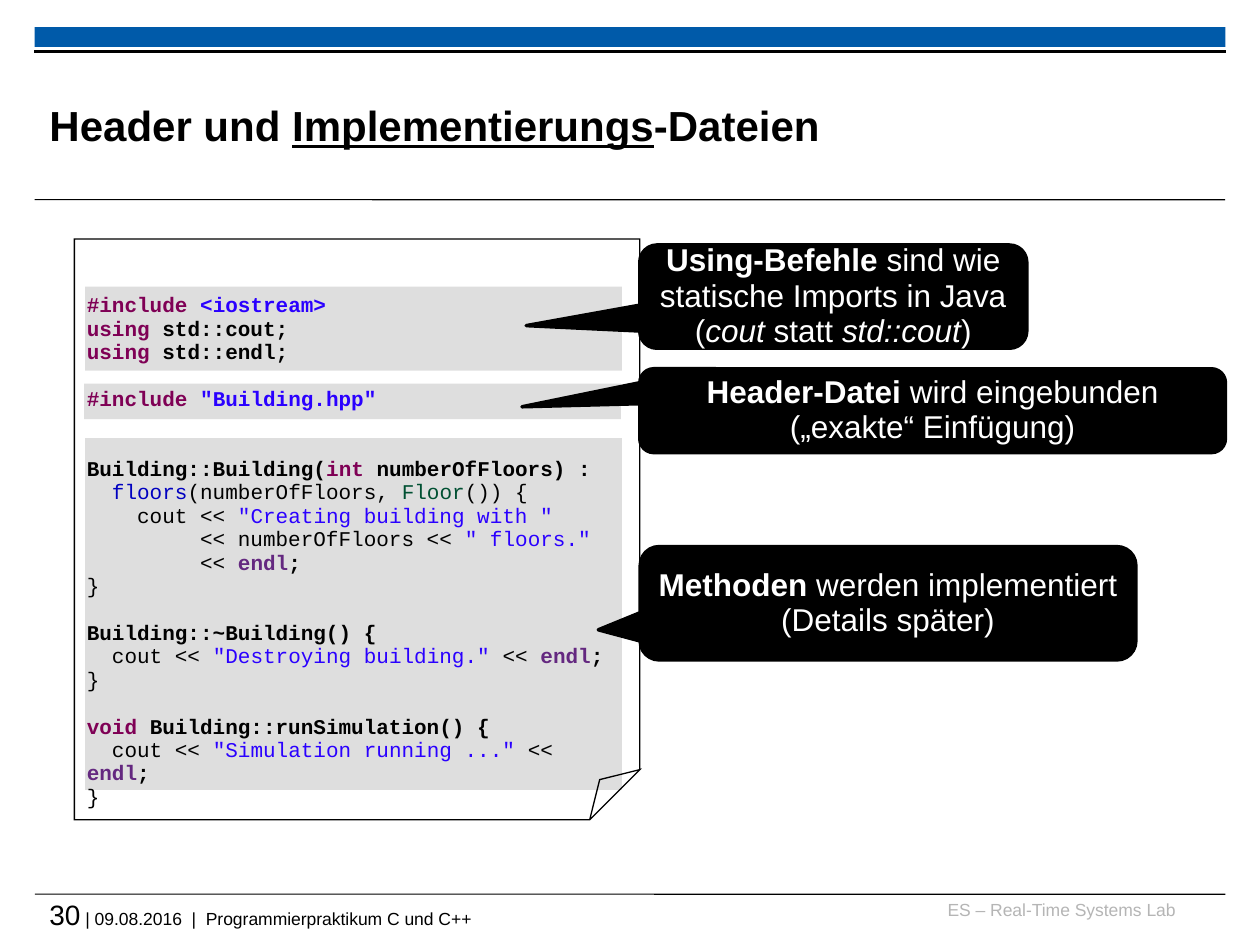
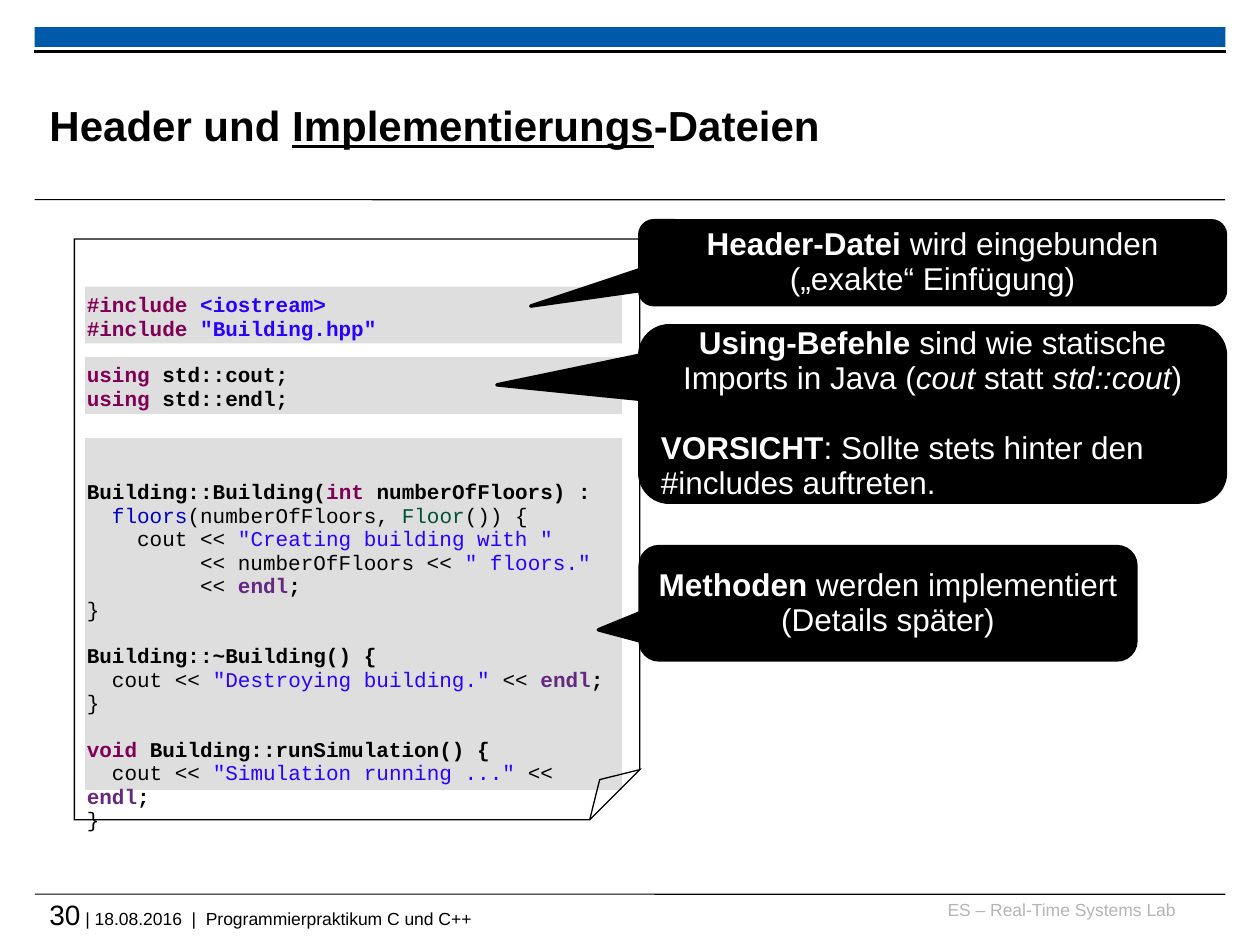
Before and after one commit to h82k/tud-cppp, a slide deck: slide 30 of cppp_lecture.pptx. Drawn at 1260x945 pixels with LibreOffice and Linux fonts; fonts in the diff are those of the drawing; background and template pictures are left out. Boxes give left, top, right and bottom in pixels: in the first picture for what was removed or moved away, otherwise in the second. Text is boxed around its words. In the diff, an @@ line names an element or a change of style, - is before the commit and + after.

```diff
--- a/cppp_lecture.pptx
+++ b/cppp_lecture.pptx
@@ rounded speech box "Header-Datei wird eingebunden": place and size @@
-rounded speech box "Header-Datei wird eingebunden" at bbox=[640, 369, 1226, 454]
+rounded speech box "Header-Datei wird eingebunden" at bbox=[640, 220, 1226, 305]
@@ rounded speech box "Header-Datei wird eingebunden" at bbox=[640, 220, 1226, 305]: proportions changed @@
@@ rectangle: place and size @@
-rectangle at bbox=[86, 286, 622, 370]
+rectangle at bbox=[86, 286, 622, 343]
@@ text in folded corner at bbox=[87, 321, 376, 341]: paragraph added @@
+#include "Building.hpp"
@@ rounded speech box "Using-Befehle sind wie statische Imports ..." at bbox=[640, 326, 1226, 503]: proportions changed @@
@@ rounded speech box "Using-Befehle sind wie statische Imports ...": place and size @@
-rounded speech box "Using-Befehle sind wie statische Imports ..." at bbox=[640, 244, 1027, 348]
+rounded speech box "Using-Befehle sind wie statische Imports ..." at bbox=[640, 326, 1226, 503]
@@ rectangle: place and size @@
-rectangle at bbox=[84, 384, 621, 420]
+rectangle at bbox=[86, 357, 622, 413]
@@ text in folded corner at bbox=[87, 391, 376, 411]: paragraph removed @@
-#include "Building.hpp"
@@ text in rounded speech box at bbox=[661, 436, 1144, 495]: paragraph added @@
+VORSICHT: Sollte stets hinter den #includes auftreten.
@@ text at bbox=[49, 905, 471, 929]: text changed @@
-30 | 09.08.2016 | Programmierpraktikum C und C++
+30 | 18.08.2016 | Programmierpraktikum C und C++
```
Also in this commit, not shown: 1 other slide changed, 1 slide added, 1 other file.
